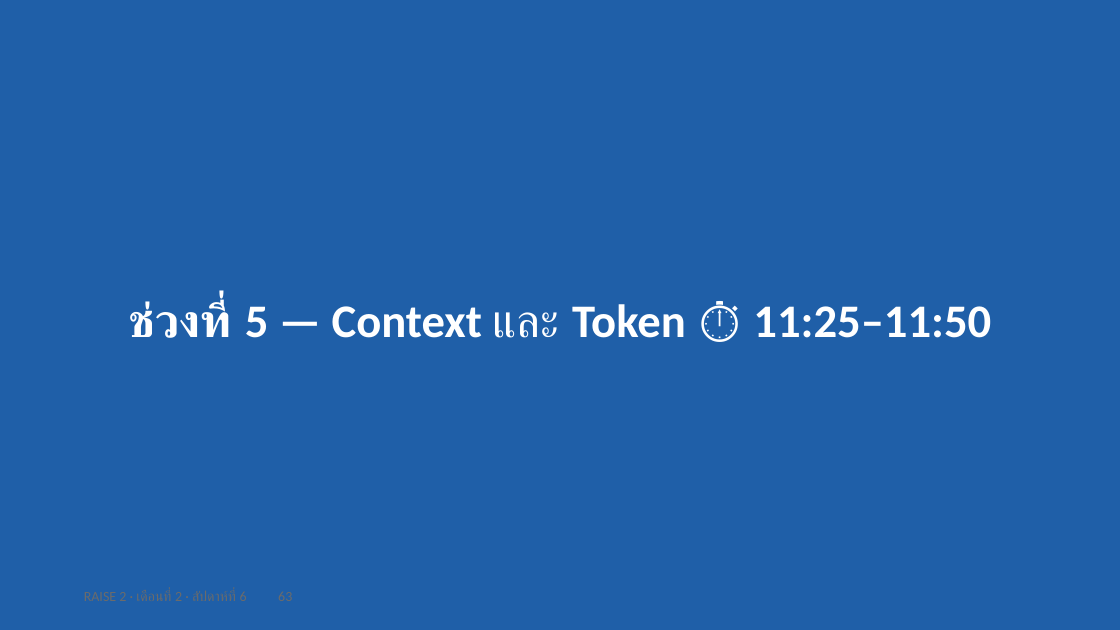
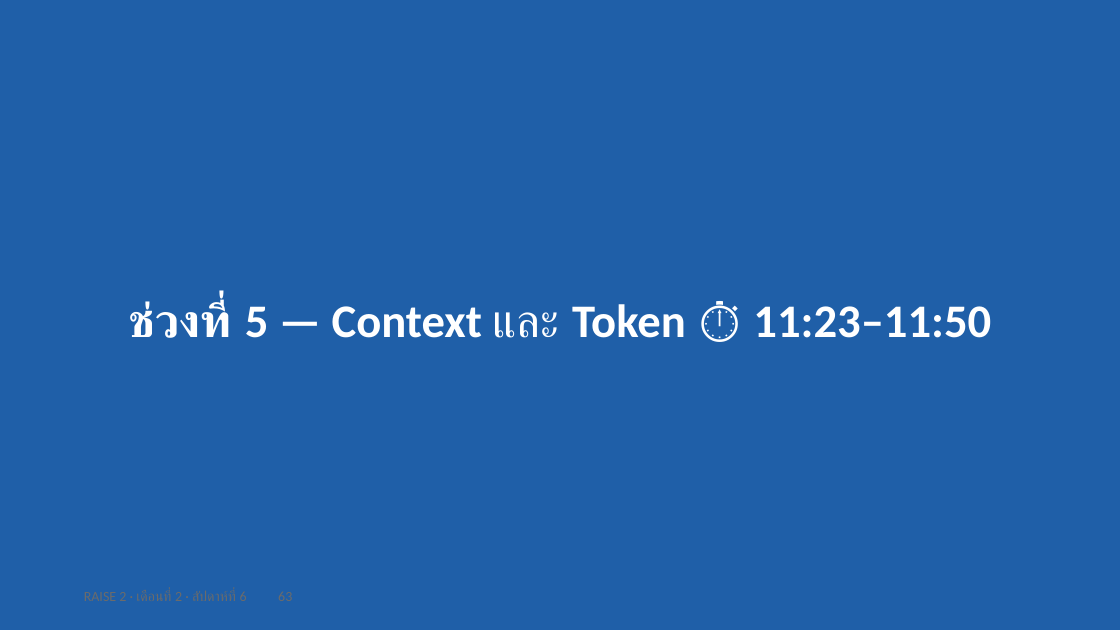
Before and after one commit to cnacha-mfu/raise2-module2, a slide deck: slide 63 of materials/week6/w6-slides.pptx. Drawn at 1120x630 pixels with LibreOffice and Linux fonts; fonts in the diff are those of the drawing. Boxes give left, top, right and bottom in pixels: in the first picture for what was removed or moved away, otherwise in the second. Text is boxed around its words. In the diff, an @@ line names an element or a change of style, - is before the commit and + after.

```diff
--- a/materials/week6/w6-slides.pptx
+++ b/materials/week6/w6-slides.pptx
@@ text at (128, 301, 991, 338): text changed @@
-ช่วงที่ 5 — Context และ Token ⏱ 11:25–11:50
+ช่วงที่ 5 — Context และ Token ⏱ 11:23–11:50
```
Also in this commit, not shown: 52 other slides changed, 5 slides added, 3 slides removed, 27 other files.
